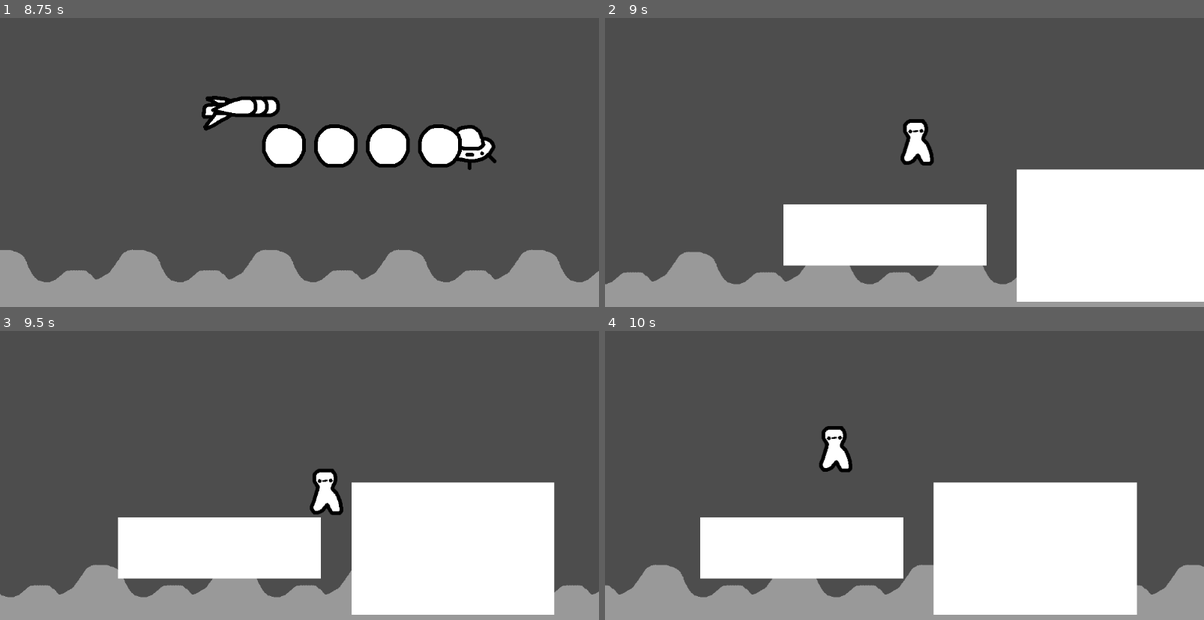
Above: before the commit, frames 1-4 (two rows, left to right).
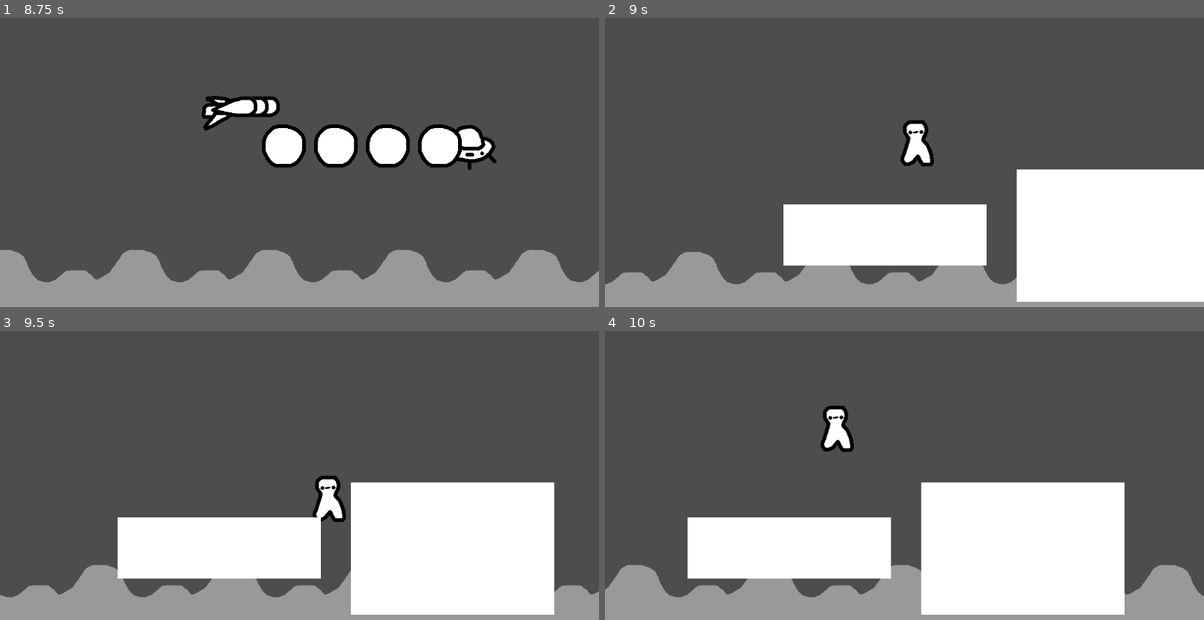
Above: after the commit, the same moments.

Repository: aznoqmous/a11y
Game: Godot game, scene res://scenes/racing_game/racing_scene.tscn
The game is run twice, just before and just after one commit, with the same random seed, the same clock (stepped at 60 frames per second) and the same inputs.
Inputs (mouse positions are in pixels of both pictures, inside the frame that each line leads up to):
- Up to frame 1 (8.75 s): move the mouse to (431, 122) at 0.52 s; hold Space (Space) 0.53-1.28 s; hold D (Right) 0.53-2.03 s; tap W (Up) at 0.77, 1.52, 3.02, 3.77, 4.52, 6.02, 6.77, 7.52 s; move the mouse to (179, 156) at 1.27 s; click (179, 156) at 1.35 s; tap Space (Space) at 1.55, 2.85, 3.8, 4.35, 6.05, 7.35, 8.3 s; move the mouse to (359, 64) at 2.02 s; hold A (Left) 2.03-2.78 s; hold Space (Space) 2.03-2.78 s; move the mouse to (269, 205) at 2.77 s; hold D (Right) 2.78-4.28 s; move the mouse to (479, 188) at 3.52 s; press the mouse at (479, 188) at 3.53 s; move the mouse to (119, 87) at 4.27 s; release the mouse at (119, 87) at 4.28 s; hold A (Left) 4.28-5.03 s; move the mouse to (329, 139) at 5.02 s; hold D (Right) 5.03-5.78 s; hold Space (Space) 5.03-5.78 s; move the mouse to (209, 55) at 5.77 s; hold A (Left) 5.78-7.28 s; click (209, 55) at 5.85 s; move the mouse to (431, 122) at 6.52 s; hold Space (Space) 6.53-7.28 s; move the mouse to (179, 156) at 7.27 s; hold D (Right) from 7.28 s (still down); move the mouse to (359, 64) at 8.02 s; press the mouse at (359, 64) at 8.03 s
- Up to frame 2 (9 s): keep holding D (Right); move the mouse to (874, 205) at 8.77 s; release the mouse at (874, 205) at 8.78 s; tap Space (Space) at 8.85 s
- Up to frame 3 (9.5 s): keep holding D (Right); tap W (Up) at 9.02 s
- Up to frame 4 (10 s): move the mouse to (1084, 501) at 9.52 s; release D (Right) at 9.53 s; hold A (Left) from 9.53 s (still down); hold Space (Space) from 9.53 s (still down); tap W (Up) at 9.77 s

Frame 1 is identical in both runs. In frame 2, 0.2% of the frame differs, in the area x 49-55%, y 34-52%; in frame 3, 0.8%; in frame 4, 6.4%, in the area x 0-100%, y 25-99%.

Commit message:
platformer win condition + coyote jump

Diff:
--- a/scenes/platformer_game/platformer_scene.tscn
+++ b/scenes/platformer_game/platformer_scene.tscn
@@ -6,9 +6,12 @@
 [ext_resource type="Texture2D" uid="uid://c72dhxt20s1je" path="res://sprites/platformer_game/platformer-player.png" id="4_j34ms"]
 [ext_resource type="Script" uid="uid://bt3mwlrpnfcfa" path="res://scripts/platformer_game/platform.gd" id="5_ffo1l"]
 [ext_resource type="Texture2D" uid="uid://hyh3jftlmogi" path="res://sprites/rect.png" id="5_fljem"]
+[ext_resource type="Script" uid="uid://7r8uo8q3g3f" path="res://scripts/win_zone.gd" id="7_mifp7"]
+[ext_resource type="Texture2D" uid="uid://dbppa2sp3ffax" path="res://sprites/shmup_game/flag.png" id="7_s7k25"]
 
-[sub_resource type="CircleShape2D" id="CircleShape2D_s7k25"]
-radius = 53.338543
+[sub_resource type="CapsuleShape2D" id="CapsuleShape2D_mifp7"]
+radius = 21.0
+height = 82.0
 
 [sub_resource type="RectangleShape2D" id="RectangleShape2D_j34ms"]
 resource_local_to_scene = true
@@ -22,7 +25,10 @@
 resource_local_to_scene = true
 size = Vector2(390.625, 278)
 
+[sub_resource type="WorldBoundaryShape2D" id="WorldBoundaryShape2D_mifp7"]
+
 [sub_resource type="WorldBoundaryShape2D" id="WorldBoundaryShape2D_ffo1l"]
+normal = Vector2(-1, 0)
 
 [node name="PlatformerScene" type="Node2D" unique_id=1701240198]
 script = ExtResource("1_2dopb")
@@ -54,7 +60,7 @@
 texture = ExtResource("4_j34ms")
 
 [node name="CollisionShape2D" type="CollisionShape2D" parent="World/Player" unique_id=1682444645]
-shape = SubResource("CircleShape2D_s7k25")
+shape = SubResource("CapsuleShape2D_mifp7")
 
 [node name="Platform" type="StaticBody2D" parent="." unique_id=655010018]
 position = Vector2(382, 502)
@@ -99,4 +105,14 @@
 
 [node name="CollisionShape2D" type="CollisionShape2D" parent="DeathZone" unique_id=181030800]
 position = Vector2(0, 650)
+shape = SubResource("WorldBoundaryShape2D_mifp7")
+
+[node name="WinZone" type="Area2D" parent="." unique_id=465174945]
+position = Vector2(1305, 199)
+script = ExtResource("7_mifp7")
+
+[node name="CollisionShape2D" type="CollisionShape2D" parent="WinZone" unique_id=1404338133]
 shape = SubResource("WorldBoundaryShape2D_ffo1l")
+
+[node name="Sprite2D" type="Sprite2D" parent="WinZone" unique_id=1561140012]
+texture = ExtResource("7_s7k25")
--- a/scripts/platformer_game/platformer_player.gd
+++ b/scripts/platformer_game/platformer_player.gd
@@ -1,11 +1,14 @@
 class_name PlatformerPlayer extends CharacterBody2D
 @export var move_speed := 300.0
-@export var gravity := 500.0
-@export var jump_power := 300.0
+@export var gravity := 980.0
+@export var jump_power := 600.0
+@export var coyote_jump_time := 0.3
+var coyote_time := 0.0
 
 func _input(event: InputEvent) -> void:
-	if event.is_action_pressed("Space"):
+	if event.is_action_pressed("Space") and is_coyote_floored():
 		velocity.y -= jump_power
+		coyote_time = 0.0
 
 func _process(delta: float) -> void:
 	if Input.is_action_pressed("Left"):
@@ -13,6 +16,13 @@
 	if Input.is_action_pressed("Right"):
 		position.x += delta * move_speed
 
+
 func _physics_process(delta: float) -> void:
 	velocity.y += gravity * delta
 	move_and_slide()
+
+	if is_on_floor(): coyote_time = coyote_jump_time
+	else: coyote_time -= delta
+
+func is_coyote_floored():
+	return coyote_time > 0.0
--- /dev/null
+++ b/scripts/win_zone.gd
@@ -0,0 +1,6 @@
+class_name WinZone extends Area2D
+
+func _ready():
+	body_entered.connect(func(platformer: PlatformerPlayer):
+		SceneManager.next_game()
+	)
Not shown, added: scripts/win_zone.gd.uid
Binary file added: sprites/shmup_game/flag.png
Not shown, added: sprites/shmup_game/flag.png.import
